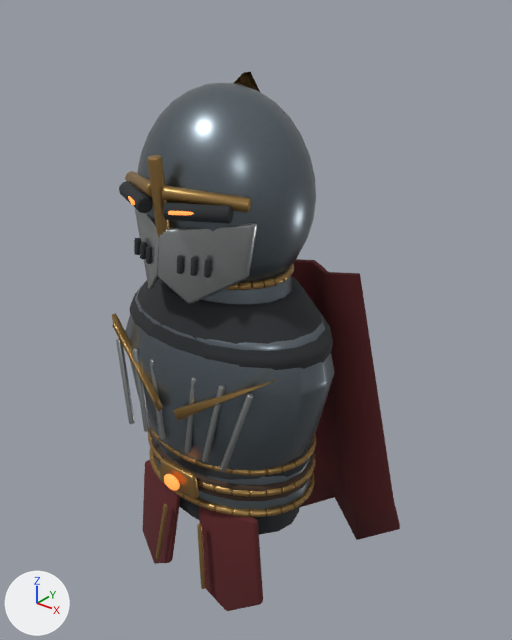
The glTF model assets/models/hero.glb as it was, and as the next commit left it.
Rendered twice from a 50 mm lens placed at (1.228, -1.4, 2.281), pointed at (0.013, 0.119, 1.339). Lighting does not change. The marker at lower left points along +X, +Y and +Z. The picture after the commit comes second. Where no turn or scale is listed for an object, it has been applied to the vertices. Vertices at exactly the same position are counted once.

The first picture shows 'hero charcoal cloth', 'hero choir cloth', 'hero cold worn steel', 'hero dull relic gold', 'hero ember glow', 'hero matron silver', 'hero old leather'.
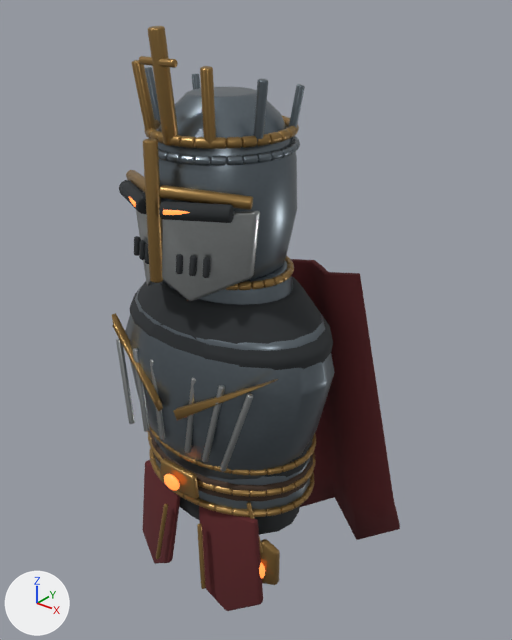
Pixel boxes (x1, y1, x2, y2) of what changed, in the pictures (512 x 640 px; the box of a moved part takes in the faces that stretch with it):
'hero cold worn steel', reshaped
    before: (125, 83, 335, 510)
    after: (125, 67, 335, 510)
'hero dull relic gold', reshaped
    before: (112, 72, 316, 589)
    after: (112, 26, 316, 589)
'hero matron silver', reshaped (7% taller)
    before: (116, 207, 257, 472)
    after: (116, 189, 260, 472)
'hero ember glow', reshaped
    before: (128, 196, 194, 490)
    after: (128, 196, 265, 579)
part 1 of me_fluted_breastplate, rebuilt
    before: (137, 83, 316, 282)
    after: (158, 87, 297, 281)
part 2 of me_fluted_breastplate, added
    after: (145, 67, 305, 166)
part 3 of me_gilded_breastplate_chevron, moved or reshaped
    before: (125, 171, 152, 197)
    after: (126, 170, 145, 192)
part 4 of me_gilded_breastplate_chevron, moved or reshaped
    before: (162, 186, 252, 213)
    after: (159, 185, 253, 210)
part 5 of me_gilded_breastplate_chevron, moved or reshaped
    before: (147, 155, 170, 237)
    after: (143, 139, 163, 283)
part 6 of me_gilded_breastplate_chevron, built on
    before: (234, 72, 260, 92)
    after: (132, 26, 299, 149)
part 7 of me_gilded_breastplate_chevron, added
    after: (246, 502, 280, 585)
part 8 of me_sphere, added
    after: (259, 562, 265, 579)
part 9 of me_sphere, moved or reshaped
    before: (128, 196, 194, 215)
    after: (128, 196, 190, 215)
part 10 of me_cylinder, moved or reshaped
    before: (158, 223, 257, 304)
    after: (161, 211, 260, 301)
part 11 of me_cylinder, surface changed
    before: (134, 207, 257, 289)
    after: (136, 189, 260, 286)

The change, as a list of edits to the scene's bpy script:
```text
Change me_fluted_breastplate:
    remove me_fluted_breastplate.from_pydata(...)  # 1280 vertices, 2536 faces; spans x -0.353..0.353, y -0.242..0.228, z 0.87..2.039
    add me_fluted_breastplate.from_pydata(...)  # 7992 vertices, 15858 faces; spans x -0.353..0.353, y -0.242..0.218, z 0.87..2.071
    me_fluted_breastplate part 1: the loose piece of 362 vertices spanning x -0.25..0.25, y -0.218..0.228, z 1.471..2.039 is rebuilt with 352 vertices and now spans x -0.198..0.198, y -0.218..0.198, z 1.57..2.02
    me_fluted_breastplate part 2: 6626 vertices added at x -0.2..0.2, y -0.209..0.201, z 1.879..2.071
    other edits to the shape of me_fluted_breastplate do not show in these pictures
Change me_gilded_breastplate_chevron:
    remove me_gilded_breastplate_chevron.from_pydata(...)  # 23386 vertices, 46371 faces; spans x -0.308..0.308, y -0.269..0.25, z 0.59..2.057
    add me_gilded_breastplate_chevron.from_pydata(...)  # 30653 vertices, 60800 faces; spans x -0.308..0.308, y -0.282..0.215, z 0.59..2.182
    me_gilded_breastplate_chevron part 3: the loose piece of 96 vertices spanning x -0.212..-0.011, y -0.255..-0.128, z 1.778..1.832 is multiplied about its middle by the matrix ((1.008, -0.034, 0.018), (-0.113, 0.916, -0.01), (0.01, -0.005, 0.878)), then moved by (-0.001, -0.002, 0.005)
    me_gilded_breastplate_chevron part 4: the loose piece of 96 vertices spanning x 0.011..0.212, y -0.255..-0.128, z 1.778..1.832 is multiplied about its middle by the matrix ((1.008, 0.034, -0.018), (0.113, 0.916, -0.01), (-0.01, -0.005, 0.878)), then moved by (0.001, -0.002, 0.005)
    me_gilded_breastplate_chevron part 5: the loose piece of 96 vertices spanning x -0.018..0.018, y -0.264..-0.205, z 1.609..1.901 is multiplied about its middle by the matrix ((-1.0, 0.0, 0.0), (0.0, -0.999, -0.052), (0.0, -0.073, 1.204)), then moved by (0.0, -0.025, 0.01)
    me_gilded_breastplate_chevron part 6: 10 vertices removed from x 0.0, y -0.08..0.25, z 1.868..2.057; 6981 vertices added at x -0.195..0.195, y -0.236..0.196, z 1.917..2.182
    me_gilded_breastplate_chevron part 7: 296 vertices added at x 0.194..0.28, y -0.157..-0.099, z 0.61..0.911
Change me_cylinder:
    remove me_cylinder.from_pydata(...)  # 812 vertices, 1598 faces; spans x -0.192..0.322, y -0.032..0.109, z -0.126..0.554
    add me_cylinder.from_pydata(...)  # 816 vertices, 1600 faces; spans x -0.192..0.322, y -0.032..0.119, z -0.126..0.584
    me_cylinder part 10: 156 vertices moved from x -0.146..0.276, y -0.032..0.109, z 0.338..0.554 to x -0.149..0.278, y -0.032..0.119, z 0.348..0.584; 80 vertices removed from x 0.066..0.276, y -0.032..0.109, z 0.338..0.554; 84 vertices added at x 0.077..0.279, y -0.032..0.117, z 0.349..0.584
    me_cylinder part 11: 255 kept faces spanning x -0.149..0.278, y -0.032..0.119, z 0.348..0.584 get new texture (UV) coordinates
Change me_sphere:
    remove me_sphere.from_pydata(...)  # 650 vertices, 1288 faces; spans x -0.145..0.145, y -0.014..0.048, z -0.025..0.832
    add me_sphere.from_pydata(...)  # 1026 vertices, 2036 faces; spans x -0.15..0.26, y -0.018..0.122, z -0.31..0.835
    me_sphere part 8: a new loose piece, a UV sphere (24 segments, 16 rings, poles along z) spanning x 0.22..0.26, y 0.098..0.122, z -0.31..-0.246, in mat_ember_glow (orange #f9813c, glowing orange #ff843d)
    me_sphere part 9: 177 vertices moved from x -0.145..0.143, y -0.014..0.048, z 0.822..0.832 to x -0.15..0.15, y -0.018..0.05, z 0.821..0.835; 111 vertices removed from x -0.142..0.145, y -0.014..0.048, z 0.823..0.832; 125 vertices added at x -0.147..0.15, y -0.018..0.05, z 0.821..0.835
```
